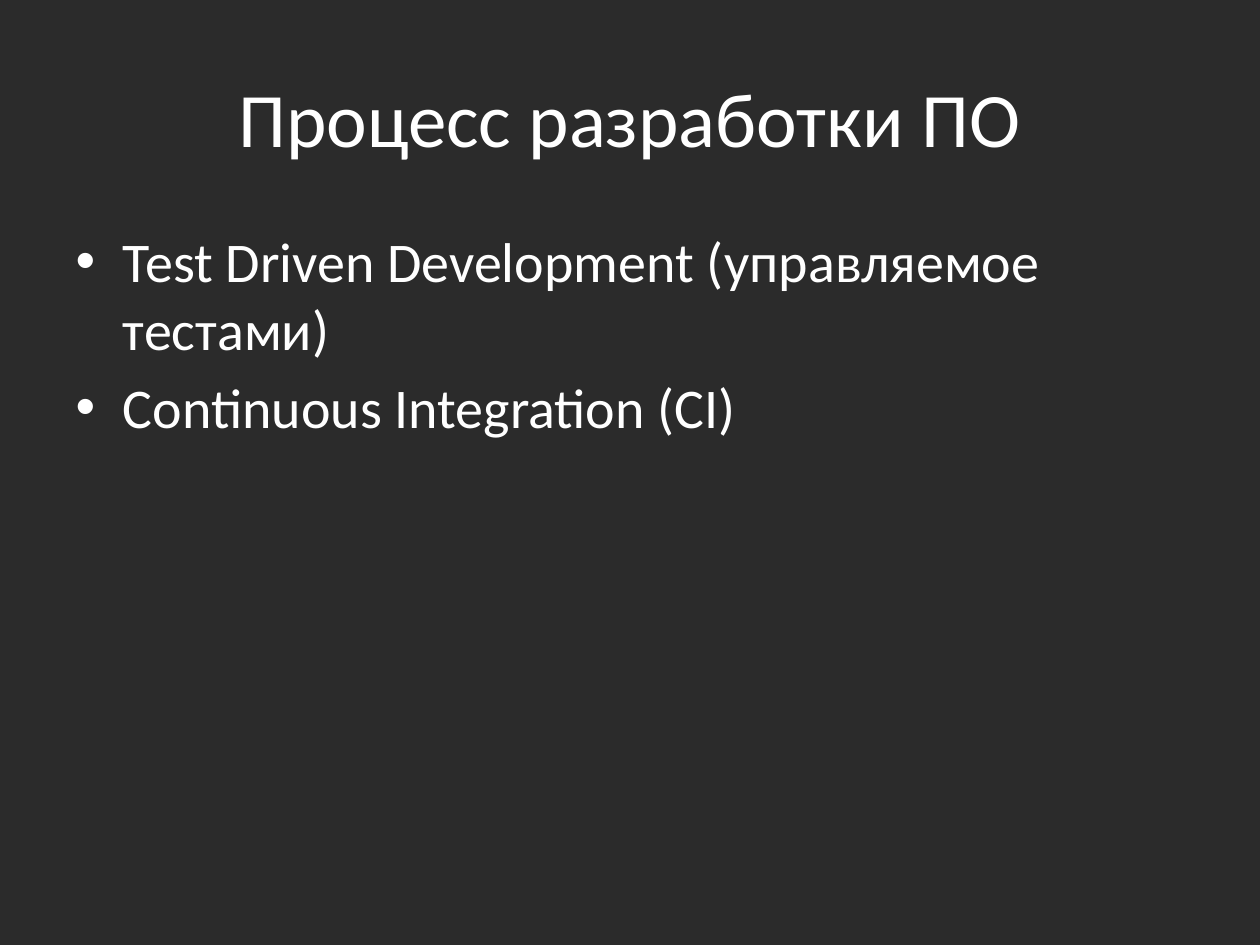
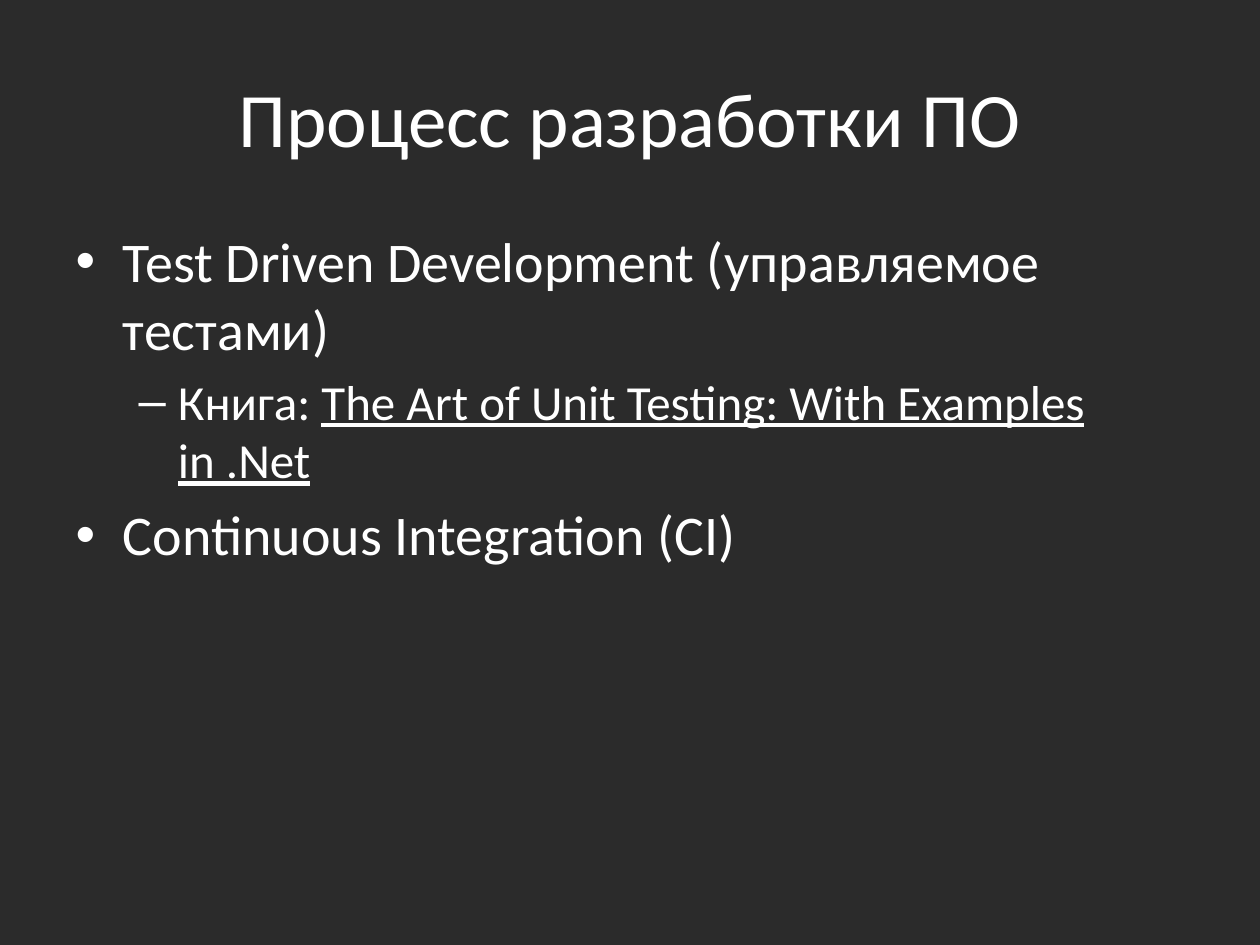
Before and after one commit to bazile/Training, a slide deck: slide 18 of Presentation/lesson-14.pptx. Drawn at 1260x945 pixels with LibreOffice and Linux fonts; fonts in the diff are those of the drawing; background and template pictures are left out; a plain dark background stands for a picture behind light text. Boxes give left, top, right and bottom in pixels: in the first picture for what was removed or moved away, otherwise in the second. Text is boxed around its words. In the diff, an @@ line names an element or a change of style, - is before the commit and + after.

Commit message:
Added link to book about TDD

```diff
--- a/Presentation/lesson-14.pptx
+++ b/Presentation/lesson-14.pptx
@@ text at box(178, 386, 1084, 486): paragraph added @@
+  – Книга: The Art of Unit Testing: With Examples in .Net
```
